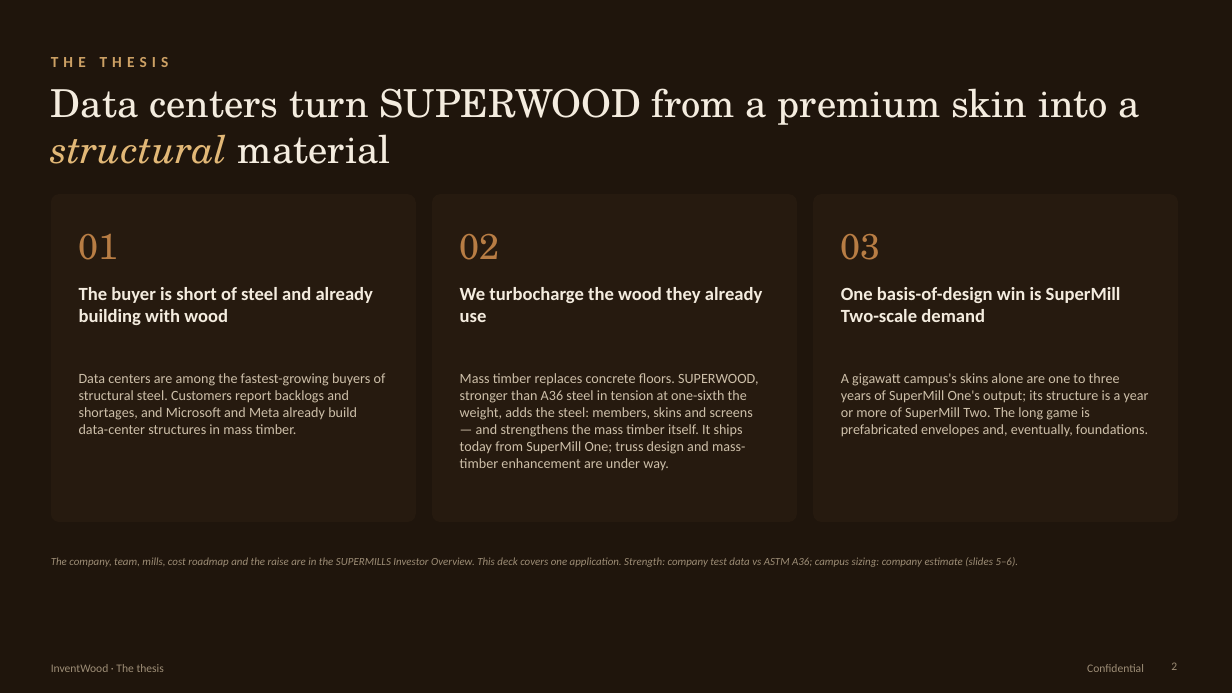
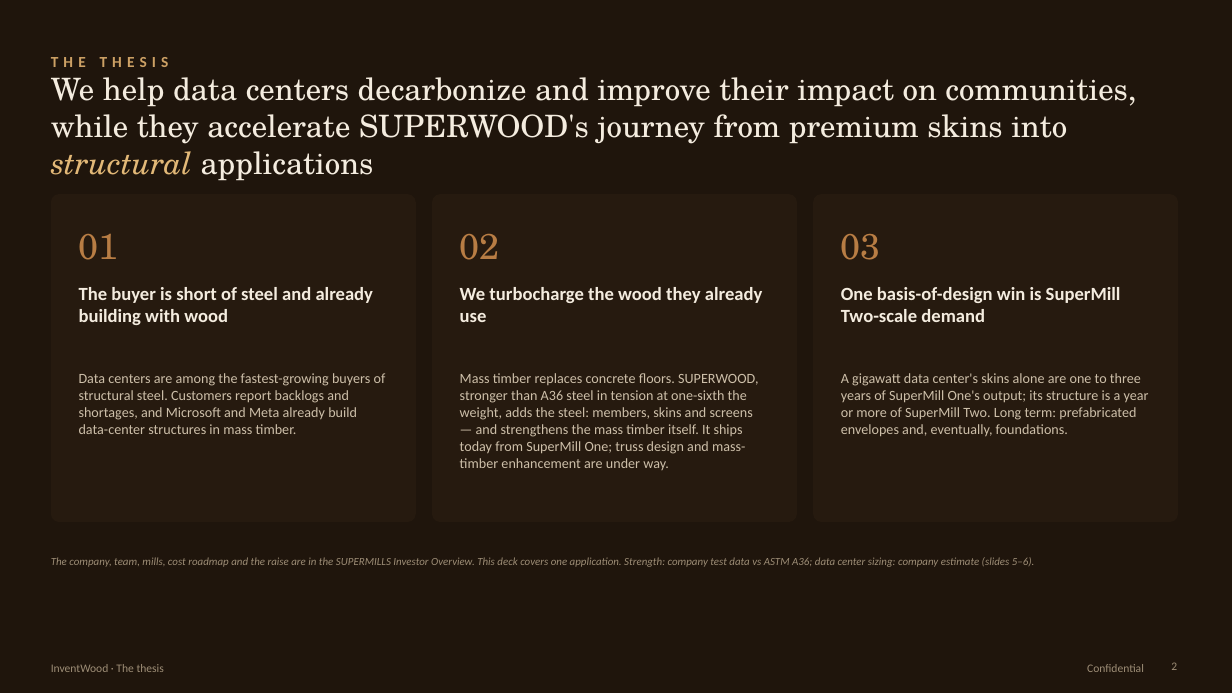
Before and after one commit to alau-hi/decks, a slide deck: slide 2 of superwood-datacenter-investor/SUPERWOOD-for-Data-Centers-Companion.pptx. Drawn at 1232x693 pixels with LibreOffice and Linux fonts; fonts in the diff are those of the drawing. Boxes give left, top, right and bottom in pixels: in the first picture for what was removed or moved away, otherwise in the second. Text is boxed around its words. In the diff, an @@ line names an element or a change of style, - is before the commit and + after.

```diff
--- a/superwood-datacenter-investor/SUPERWOOD-for-Data-Centers-Companion.pptx
+++ b/superwood-datacenter-investor/SUPERWOOD-for-Data-Centers-Companion.pptx
@@ text at [51,77,1136,181]: text changed; size 30 to 24 pt @@
-Data centers turn SUPERWOOD from a premium skin into a structural material
+We help data centers decarbonize and improve their impact on communities, while they accelerate SUPERWOOD's journey from premium skins into structural applications
@@ text at [841,373,1149,437]: text changed @@
-A gigawatt campus's skins alone are one to three years of SuperMill One's output; its structure is a year or more of SuperMill Two. The long game is prefabricated envelopes and, eventually, foundations.
+A gigawatt data center's skins alone are one to three years of SuperMill One's output; its structure is a year or more of SuperMill Two. Long term: prefabricated envelopes and, eventually, foundations.
@@ text at [51,557,1035,567]: text changed @@
-The company, team, mills, cost roadmap and the raise are in the SUPERMILLS Investor Overview. This deck covers one application. Strength: company test data vs ASTM A36; campus sizing: company estimate (slides 5–6).
+The company, team, mills, cost roadmap and the raise are in the SUPERMILLS Investor Overview. This deck covers one application. Strength: company test data vs ASTM A36; data center sizing: company estimate (slides 5–6).
```
Also in this commit, not shown: 17 other slides changed, 2 slides added, 3 slides removed, 13 other files.
